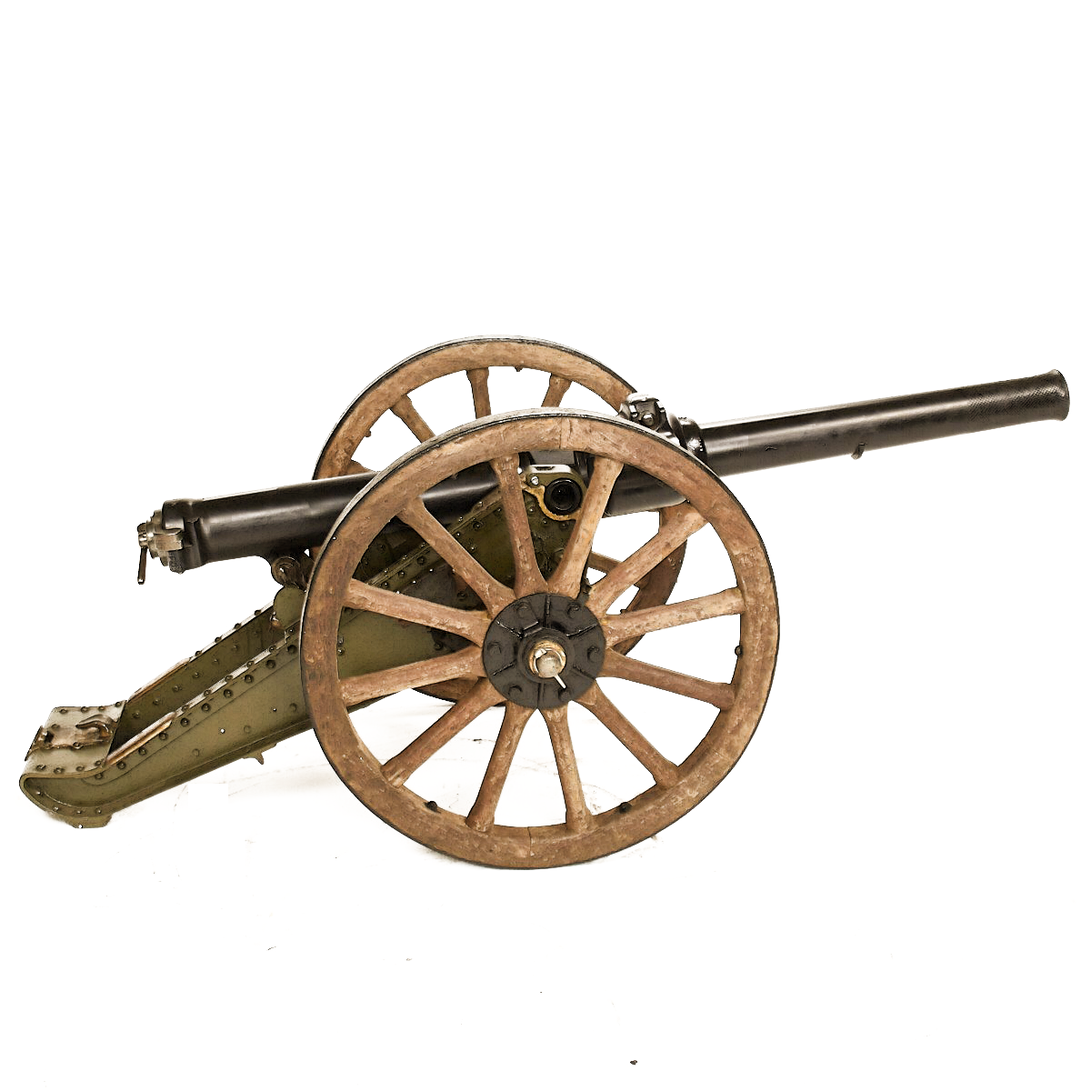
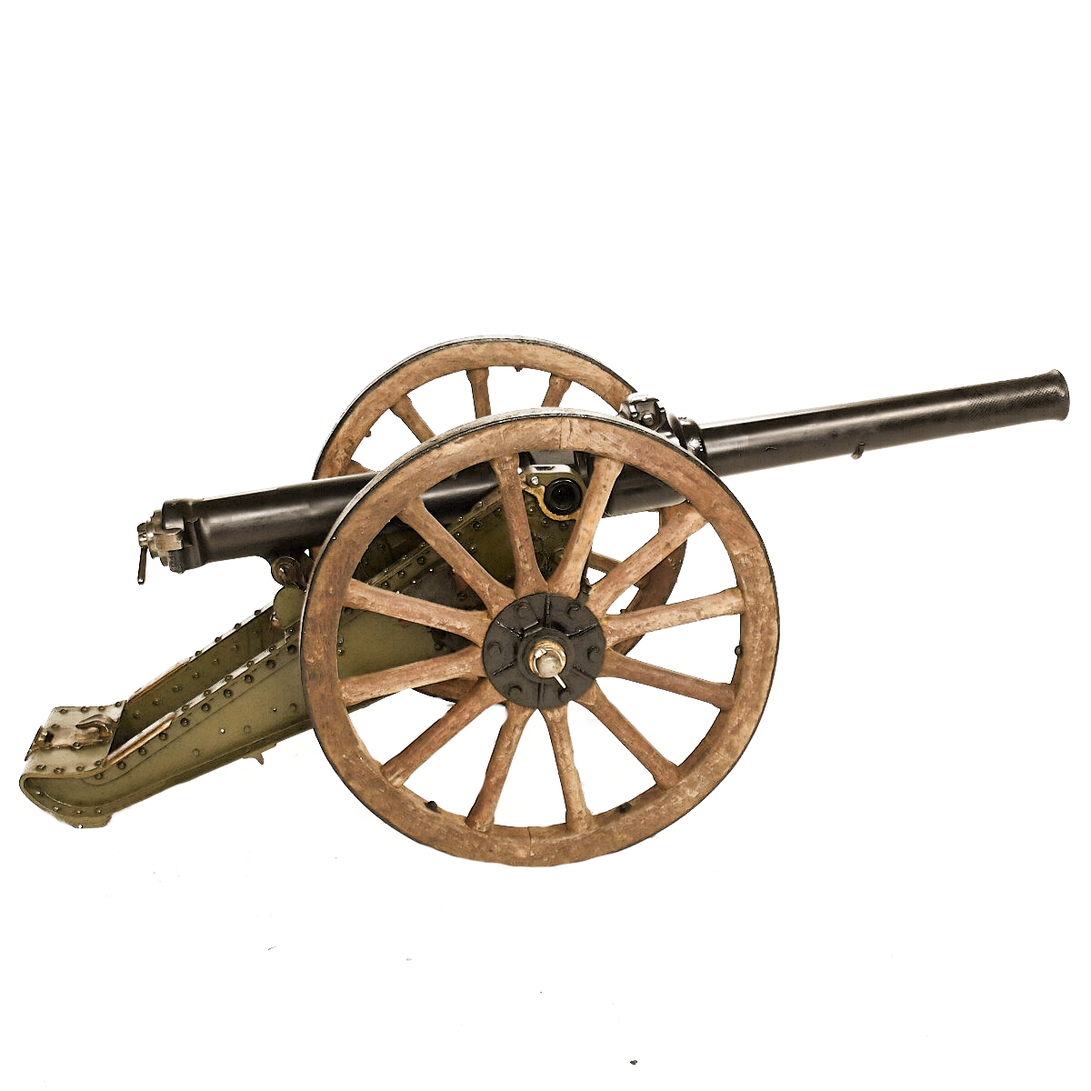
Layered file, before and after one edit (1091px x 1091px). Changes by layer:
painted on "Layer 0" over box(37, 694, 666, 906)
